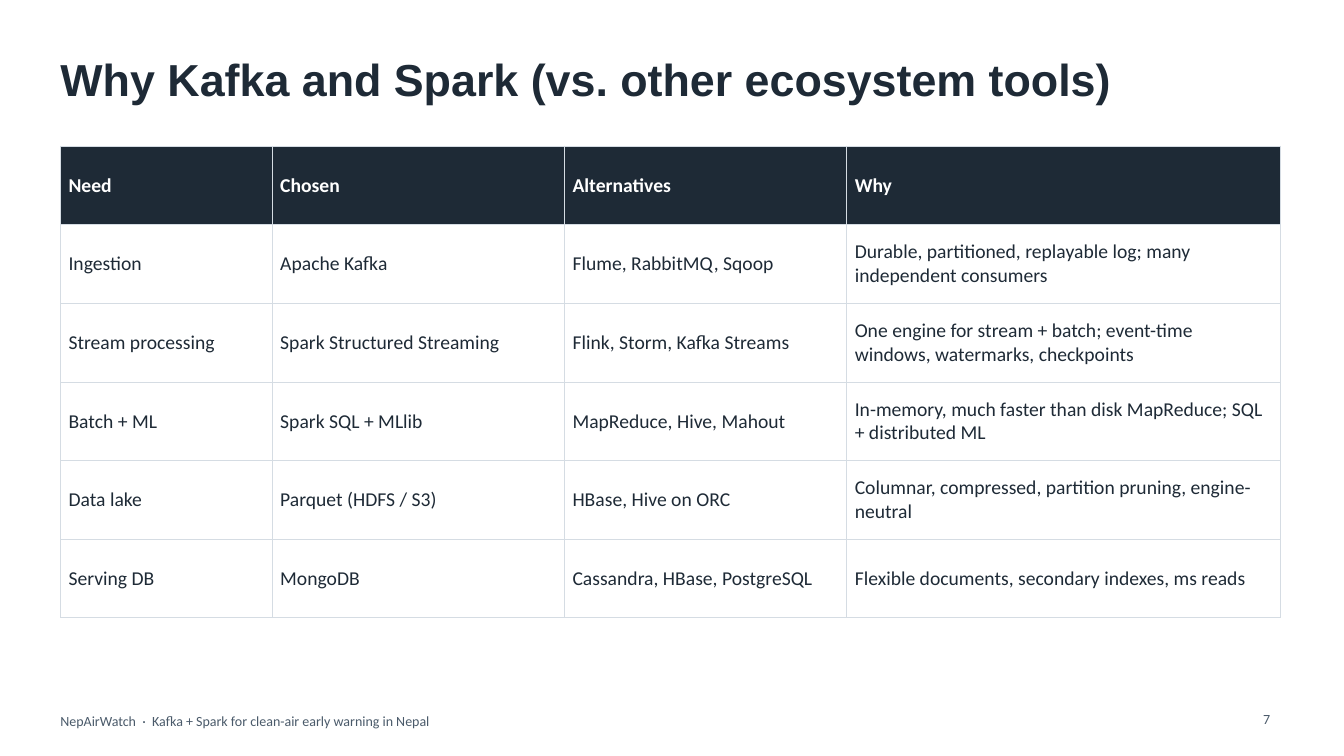
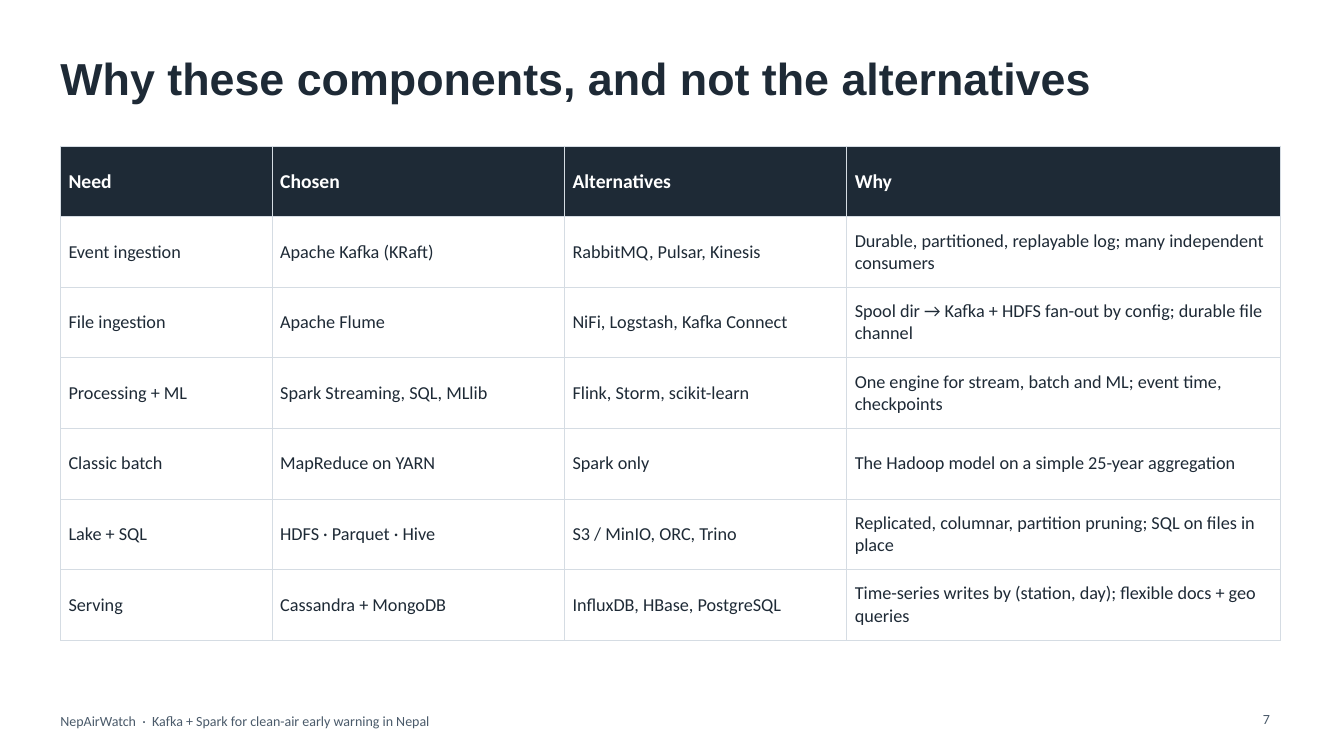
Before and after one commit to St-Luciferr/NepAirWatch, a slide deck: slide 7 of docs/NepAirWatch_Presentation.pptx. Drawn at 1344x756 pixels with LibreOffice and Linux fonts; fonts in the diff are those of the drawing. Boxes give left, top, right and bottom in pixels: in the first picture for what was removed or moved away, otherwise in the second. Text is boxed around its words. In the diff, an @@ line names an element or a change of style, - is before the commit and + after.

Commit message:
docs: update report and presentation for the v2 platform
- Report rewritten for the Lambda architecture: six sources, HDFS, Flume,
  Cassandra, Hive, MapReduce, methodology, model evaluation and v2 results
- New figures: CAMS bias per station, calibration scatter, 25-year AOD trend
- Deck: data sources, architecture, components, storage, streaming, results,
  demo and conclusion slides updated with the latest run

```diff
--- a/docs/NepAirWatch_Presentation.pptx
+++ b/docs/NepAirWatch_Presentation.pptx
@@ title at bbox=[60, 62, 1091, 104]: text changed @@
-Why Kafka and Spark (vs. other ecosystem tools)
+Why these components, and not the alternatives
@@ table removed at bbox=[60, 146, 1280, 593], 6 rows, 4 columns @@
-Need | Chosen | Alternatives | Why
-Ingestion | Apache Kafka | Flume, RabbitMQ, Sqoop | Durable, partitioned, replayable log; many independent consumers
-Stream processing | Spark Structured Streaming | Flink, Storm, Kafka Streams | One engine for stream + batch; event-time windows, watermarks, checkpoints
-Batch + ML | Spark SQL + MLlib | MapReduce, Hive, Mahout | In-memory, much faster than disk MapReduce; SQL + distributed ML
-Data lake | Parquet (HDFS / S3) | HBase, Hive on ORC | Columnar, compressed, partition pruning, engine-neutral
-Serving DB | MongoDB | Cassandra, HBase, PostgreSQL | Flexible documents, secondary indexes, ms reads
@@ table added at bbox=[60, 146, 1280, 640], 7 rows, 4 columns @@
+Need | Chosen | Alternatives | Why
+Event ingestion | Apache Kafka (KRaft) | RabbitMQ, Pulsar, Kinesis | Durable, partitioned, replayable log; many independent consumers
+File ingestion | Apache Flume | NiFi, Logstash, Kafka Connect | Spool dir → Kafka + HDFS fan-out by config; durable file channel
+Processing + ML | Spark Streaming, SQL, MLlib | Flink, Storm, scikit-learn | One engine for stream, batch and ML; event time, checkpoints
+Classic batch | MapReduce on YARN | Spark only | The Hadoop model on a simple 25-year aggregation
+Lake + SQL | HDFS · Parquet · Hive | S3 / MinIO, ORC, Trino | Replicated, columnar, partition pruning; SQL on files in place
+Serving | Cassandra + MongoDB | InfluxDB, HBase, PostgreSQL | Time-series writes by (station, day); flexible docs + geo queries
```
Also in this commit, not shown: 9 other slides changed, 3 slides added, 3 slides removed, 14 other files.
